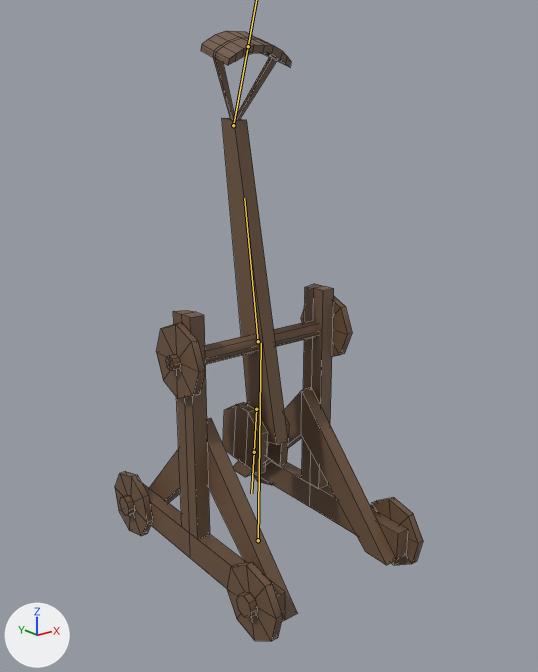
The FBX model Assets/Models/trebuchet.fbx as it was, and as the next commit left it.
One viewpoint serves both versions: a camera (50 mm lens) standing at (-13.64, -17.59, 14.51) and looking at (0.43, -0.01, 7.47). The axes (+X, +Y, +Z) are drawn at lower left. The lights are the same throughout. Both versions are drawn at frame 12 of the action 'trebuchet|trebuchet_launch'; the numbers are the values there. The bones that bend it are drawn over the model as lines. Mesh edges are drawn as thin lines.

Objects in the first picture: 'trebuchet_mesh'.
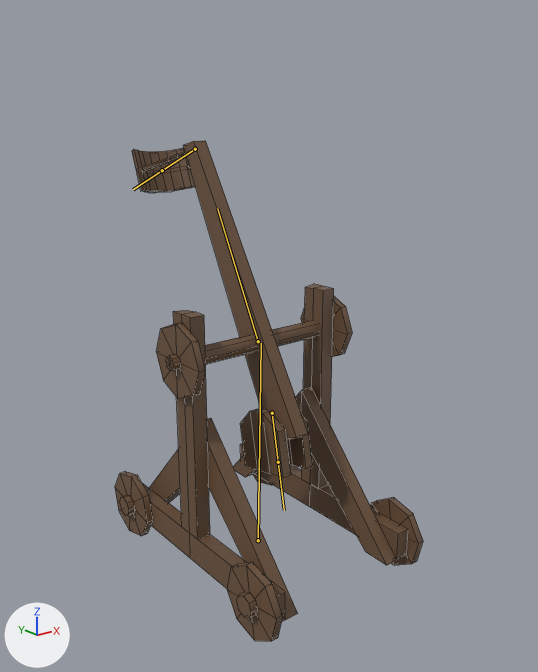
Boxes [x1, y1, x2, y2] around the edits, measured in the pictures (538 x 672 px):
'trebuchet_mesh', posed (18% shorter): before [115, 30, 423, 641]; after [115, 141, 423, 641]
bone 'main_arm', root to tip: before (258, 341) to (244, 198); after (258, 341) to (217, 208)
bone 'basket', root to tip: before (233, 125) to (248, 46); after (195, 149) to (162, 170)
bone 'weight', root to tip: before (256, 409) to (254, 452); after (272, 413) to (278, 462)

The edits, one by one:
Bone 'main_arm' (bone_main_arm) turns from (-125, 0, 0) to (-144, 0, 0) degrees about its own x, y and z.
Bone 'basket' (bone_basket) turns from (-36, 0, 0) to (-147, 0, 0) degrees about its own x, y and z.
Bone 'weight' (bone_weight) turns from (130, 0, 0) to (133, 0, 0) degrees about its own x, y and z.
